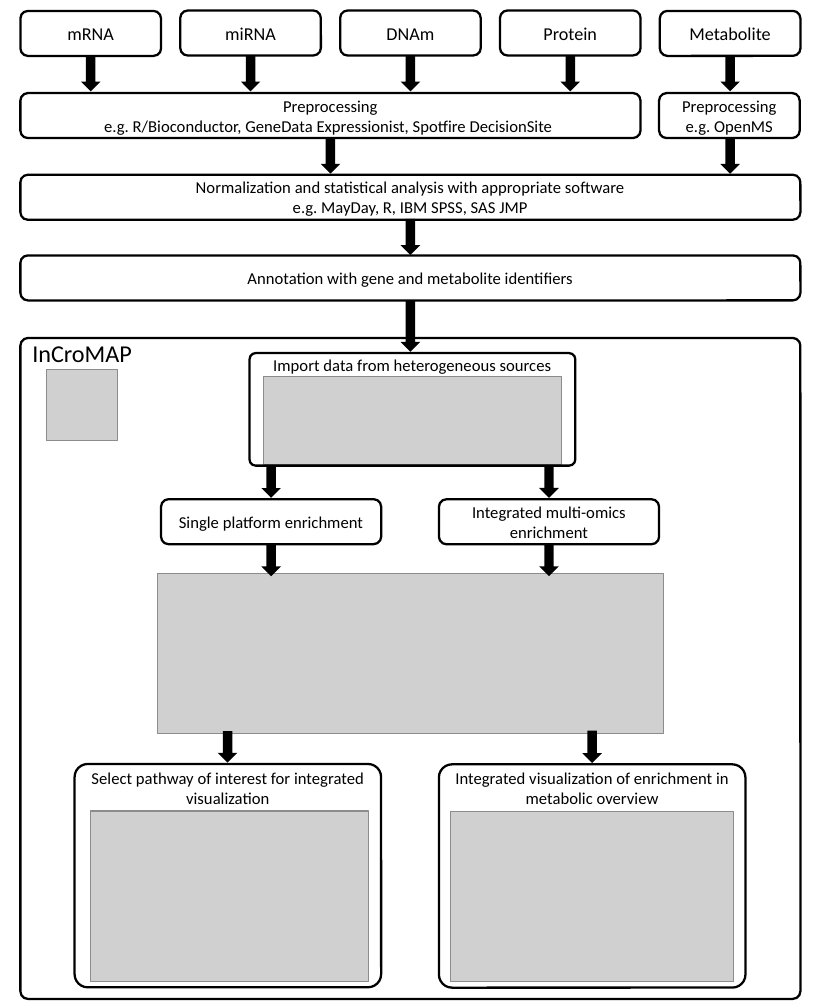
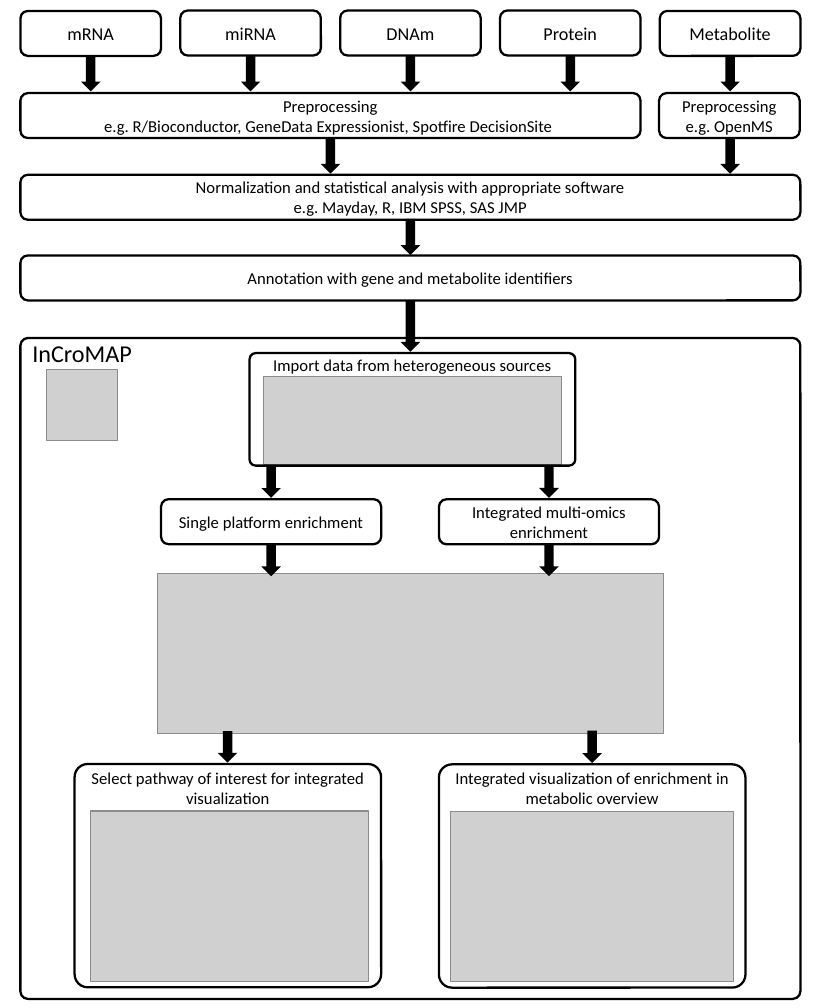
Before and after one commit to draeger-lab/InCroMAP, a slide deck: slide 1 of doc/Publications/JChromatogrB-InCroMAP/InCroMAP_workflow.pptx. Drawn at 817x1008 pixels with LibreOffice and Linux fonts; fonts in the diff are those of the drawing; grey boxes stand for pictures. Boxes give left, top, right and bottom in pixels: in the first picture for what was removed or moved away, otherwise in the second. Text is boxed around its words. In the diff, an @@ line names an element or a change of style, - is before the commit and + after.

```diff
--- a/doc/Publications/JChromatogrB-InCroMAP/InCroMAP_workflow.pptx
+++ b/doc/Publications/JChromatogrB-InCroMAP/InCroMAP_workflow.pptx
@@ text in rounded rectangle at box(294, 201, 526, 216): text changed @@
-e.g. MayDay, R, IBM SPSS, SAS JMP
+e.g. Mayday, R, IBM SPSS, SAS JMP
```
Also in this commit, not shown: 2 other files.
